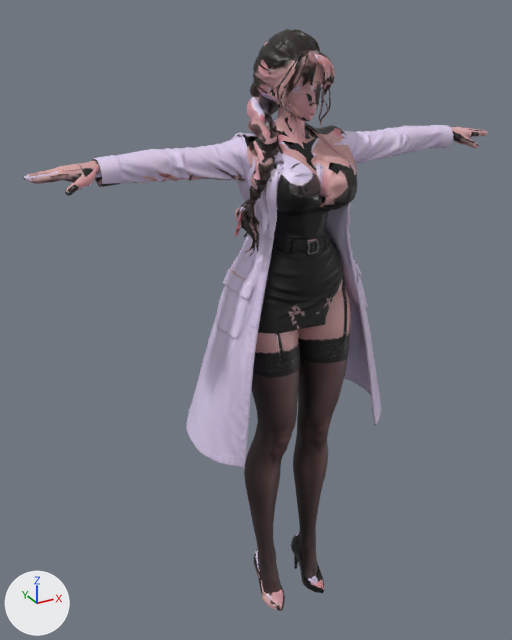
The glTF model assets/chars/survivor7.glb: old version first, new version second.
Before and after are seen from a 50 mm lens placed at (-1.084, -1.786, 2.0), pointed at (-0.059, 0.079, 1.068). Every picture has the same lights, and +X, +Y and +Z are marked at lower left. The first picture is the older version. Where no turn or scale is listed for an object, it has been applied to the vertices. Vertices at exactly the same position are counted once.

The older version as bpy lines, for what is in view:
```python
me_body = bpy.data.meshes.new('body')
me_body.from_pydata(...)  # 14953 vertices, 29997 faces; spans x -0.75..0.75, y -0.22..0.22, z 0.0..1.95
me_body.materials.append(mat_body)
ob_body = bpy.data.objects.new('body', me_body)
ob_body.location = (0.0, 0.0, 0.0)
```
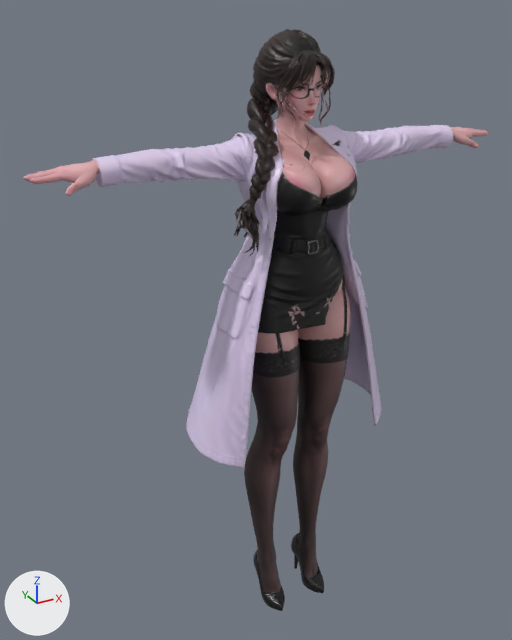
Changed parts and their boxes (x1, y1, x2, y2) in the pictures (512 x 640 px; the box of a moved part takes in the faces that stretch with it):
part 1 of me_body, moved or reshaped
    before: (243, 56, 347, 282)
    after: (233, 58, 347, 208)
part 2 of me_body, surface changed
    both: (23, 29, 488, 611)

Patch to the scene script:
```diff
--- a/assets/chars/survivor7.glb.py
+++ b/assets/chars/survivor7.glb.py
@@ me_body @@
 me_body.from_pydata(...)  # 14953 vertices, 29997 faces; spans x -0.75..0.75, y -0.22..0.22, z 0.0..1.95
 # used by ob_body; location = (0.0, 0.0, 0.0)
+# me_body part 1: 46 vertices moved within x -0.15..0.15, y -0.19..0.0, z 1.5..1.86; 84 vertices removed from x -0.19..0.15, y -0.16..0.03, z 1.28..1.94; 84 vertices added at x -0.17..0.16, y -0.16..0.03, z 1.65..1.87
+# me_body part 2: 12159 kept faces spanning x -0.75..0.75, y -0.22..0.08, z 0.0..1.95 get new texture (UV) coordinates
 me_body.materials.append(mat_body)
```
